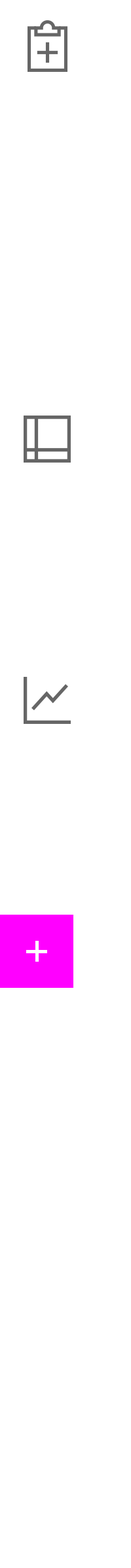
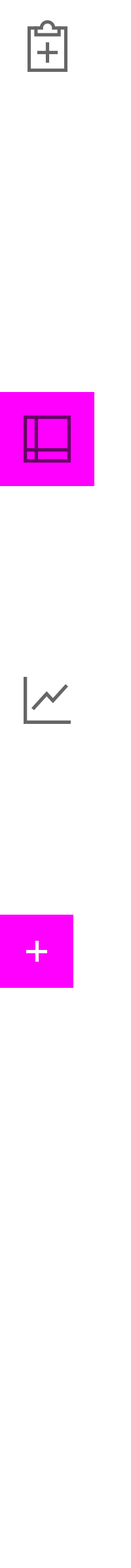
Layered file, before and after one edit (131×1568). Changes by layer:
showed "Rectangle 1 copy" (5th of 5, in "Artboard 1" › "Group 3") over box(0, 392, 95, 487)
